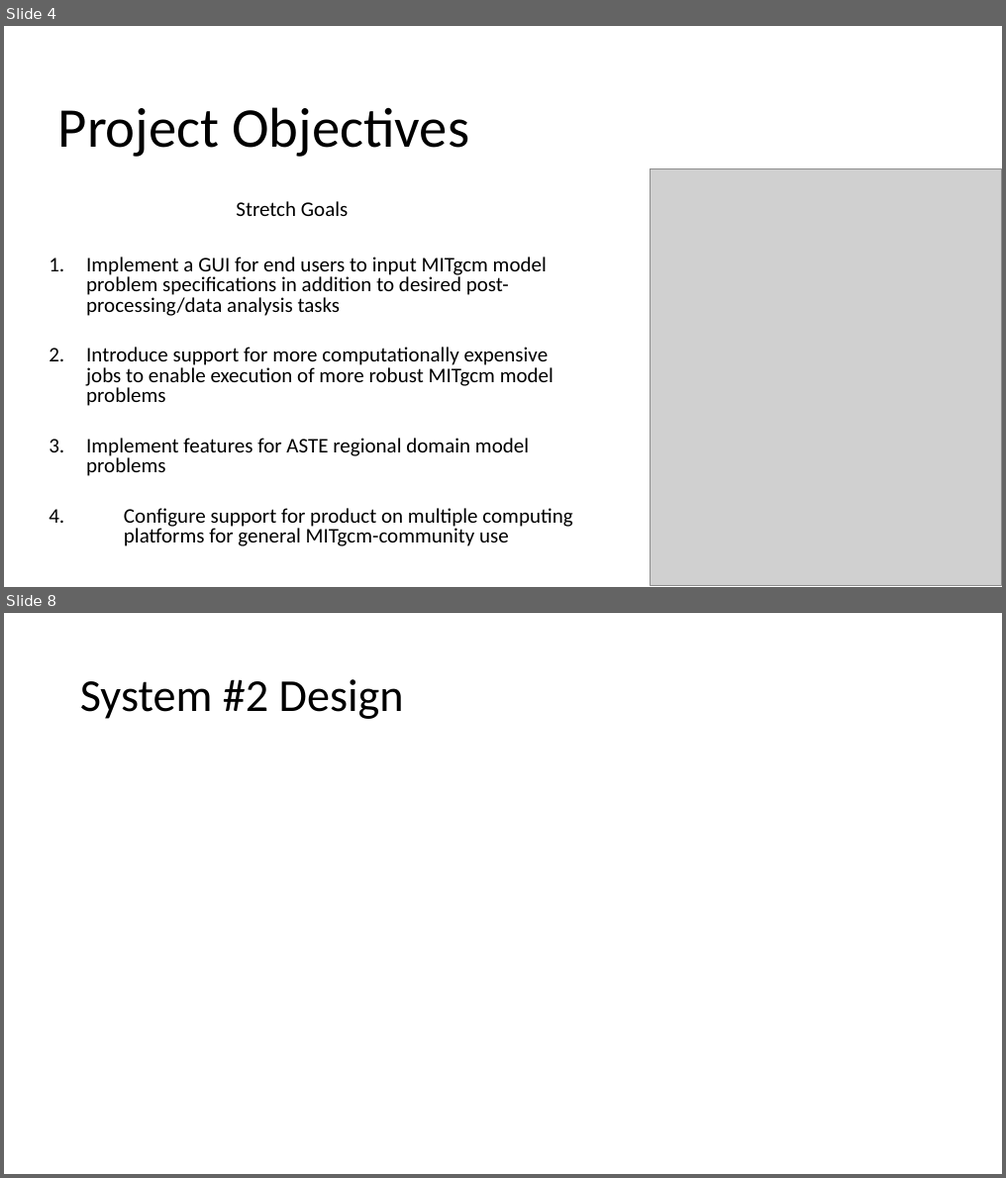
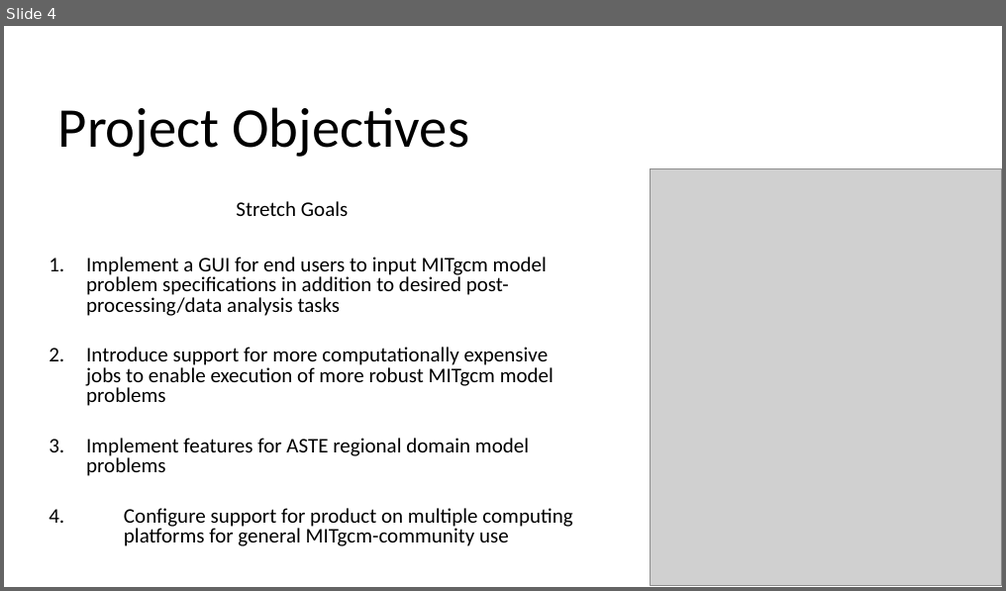
Before and after one commit to JCam98/MITgcm-solver, a slide deck: deliverables/product_design_overview.pptx. Shown one above the other, each under a label of ours: slides 4 and 8 before the commit, slide 4 after it; the slides between them are not shown. The pictures are 1006x1178 and 1006x591 pixels, drawn with LibreOffice and Linux fonts; fonts in the diff are those of the drawing; grey boxes stand for pictures; background and template pictures are left out. Boxes give left, top, right and bottom in pixels: in the first picture for what was removed or moved away, otherwise in the second. Text is boxed around its words. In the diff, an @@ line names an element or a change of style, - is before the commit and + after.

Commit message:
updated product_design_overview project_requirements feasibility_analysis and GUI_Design_SM_0.1

```diff
--- a/deliverables/product_design_overview.pptx
+++ b/deliverables/product_design_overview.pptx
@@ slide 8 removed at bbox=[4, 613, 1002, 1174], background #FFFFFF @@
@@ title removed at bbox=[80, 679, 404, 719] @@
-System #2 Design
```
Also in this commit, not shown: 3 slides changed, 4 slides added, 5 other slides removed, 32 other files.
